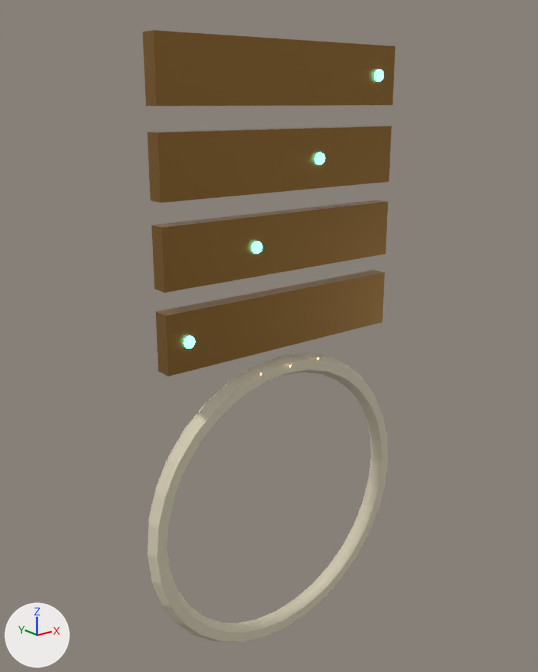
The glTF model assets/maps/aetherion_orrery/glb/06_astrolabe_gate.glb as it was, and as the next commit left it.
Both versions are drawn from a camera (50 mm lens) standing at (-26.9, -32.4, 33.0) and looking at (-0.3, 0.9, 19.7). Arrows for +X, +Y and +Z are at lower left; the lights stay in place. The picture after the commit comes second. Both versions are drawn at frame 673 of the action 'AstrolabeGateLoop'; the numbers are the values there.

In view in the first picture: 'astrolabe_bar_0', 'astrolabe_bar_1', 'astrolabe_bar_2', 'astrolabe_bar_3', 'astrolabe_outer_nocol' and 4 more.
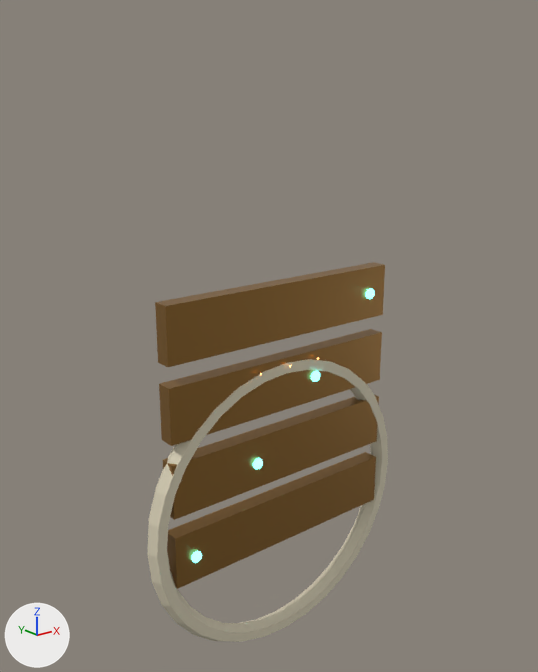
ob_astrolabegaterig is not drawn itself; it is the parent of ob_astrolabe_bar_0, ob_astrolabe_bar_1, ob_astrolabe_bar_2, ob_astrolabe_bar_3, ob_astrolabe_marker_0_nocol, ob_astrolabe_marker_1_nocol, ob_astrolabe_marker_2_nocol, ob_astrolabe_marker_3_nocol.

Changed parts and their boxes [x1, y1, x2, y2] in the pictures (538 x 672 px):
'astrolabe_bar_3', moved
    before: [143, 30, 395, 106]
    after: [155, 262, 385, 367]
'astrolabe_bar_2', moved
    before: [147, 126, 392, 203]
    after: [159, 329, 382, 446]
'astrolabe_bar_1', moved
    before: [152, 200, 388, 293]
    after: [163, 395, 379, 520]
'astrolabe_bar_0', moved
    before: [156, 270, 385, 376]
    after: [167, 452, 376, 589]
'astrolabe_marker_0_nocol', moved
    before: [184, 336, 195, 348]
    after: [191, 551, 202, 563]
'astrolabe_marker_1_nocol', moved
    before: [251, 241, 262, 254]
    after: [253, 458, 263, 469]
'astrolabe_marker_2_nocol', moved
    before: [315, 152, 325, 165]
    after: [311, 371, 320, 382]
'astrolabe_marker_3_nocol', moved
    before: [374, 69, 384, 82]
    after: [366, 288, 374, 299]

What the commit changed:
Object 'AstrolabeGateRig' (ob_astrolabegaterig) moves from (0.0, 0.0, 19.0) to (0.0, 0.0, 6.0).
